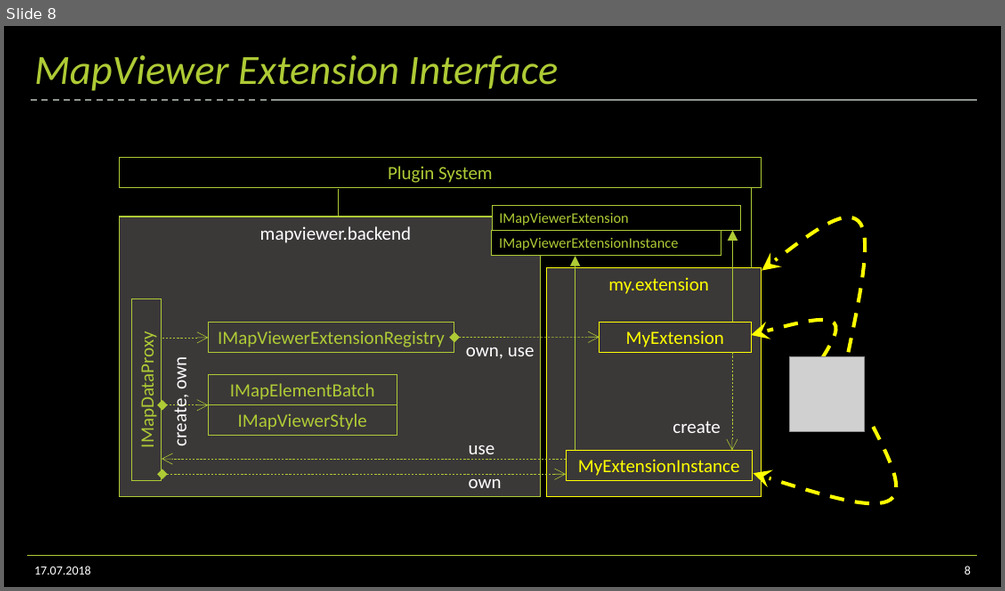
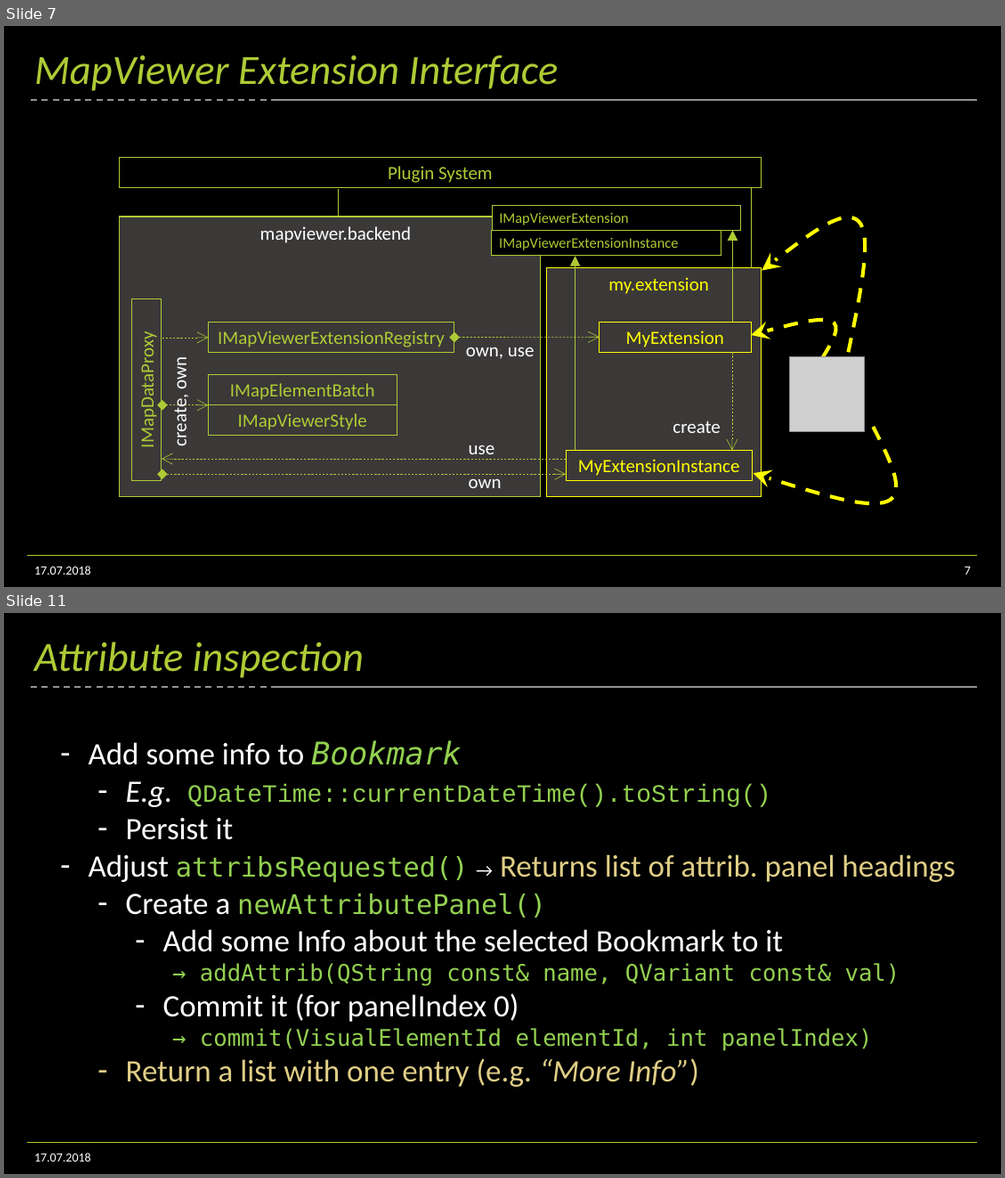
Before and after one commit to Klebert-Engineering/td-2019-mapviewer-ext, a slide deck: workshop.pptx. Shown one above the other, each under a label of ours: slide 8 before the commit, slides 7 and 11 after it; the slides between them are not shown. The pictures are 1005x591 and 1005x1178 pixels, drawn with LibreOffice and Linux fonts; fonts in the diff are those of the drawing; grey boxes stand for pictures; background and template pictures are left out. Boxes give left, top, right and bottom in pixels: in the first picture for what was removed or moved away, otherwise in the second. Text is boxed around its words. In the diff, an @@ line names an element or a change of style, - is before the commit and + after.

```diff
--- a/workshop.pptx
+++ b/workshop.pptx
@@ slide 11 added at (4,613,1001,1174), background #000000; not listed: 3 template elements that a slide beside it also shows @@
@@ title added at (34,641,364,678), 40 pt, text #AECB35, italic @@
+Attribute inspection
@@ text added at (89,740,955,1086), 30 pt, text #92D050 @@
+– Add some info to Bookmark
+  – E.g. QDateTime::currentDateTime().toString()
+  – Persist it
+– Adjust attribsRequested() → Returns list of attrib. panel headings
+  – Create a newAttributePanel()
+    – Add some Info about the selected Bookmark to it
+      → addAttrib(QString const& name, QVariant const& val)
+    – Commit it (for panelIndex 0)
+      → commit(VisualElementId elementId, int panelIndex)
+  – Return a list with one entry (e.g. “More Info”)
@@ text added at (34,1152,91,1161), 12 pt, text #FFFFFF @@
+17.07.2018
@@ what was slide 8 is now slide 7 @@
@@ page number at (964,566,971,574): text changed @@
-8
+7
```
Also in this commit, not shown: 1 slide changed, 4 other slides added, 21 slides removed, 2 other files.
